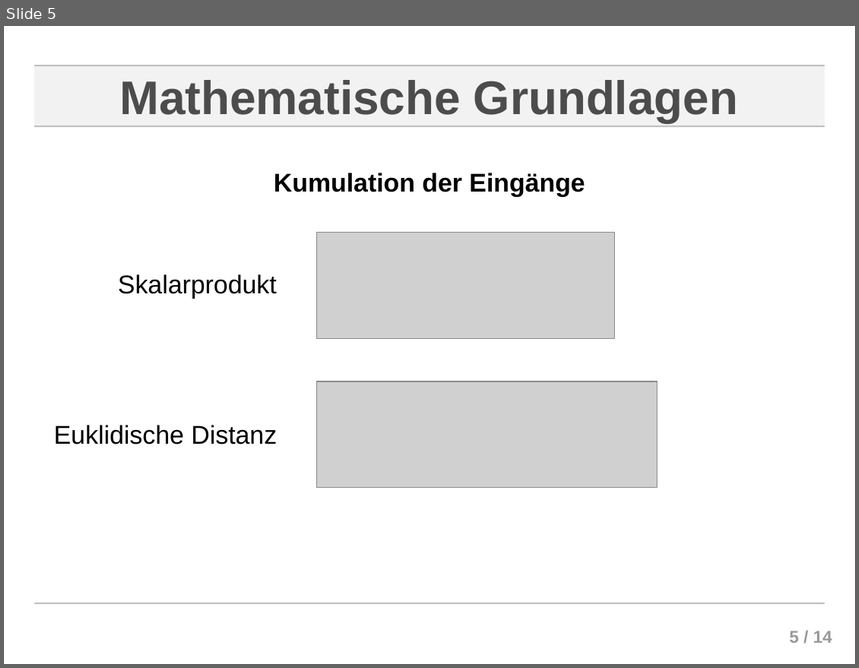
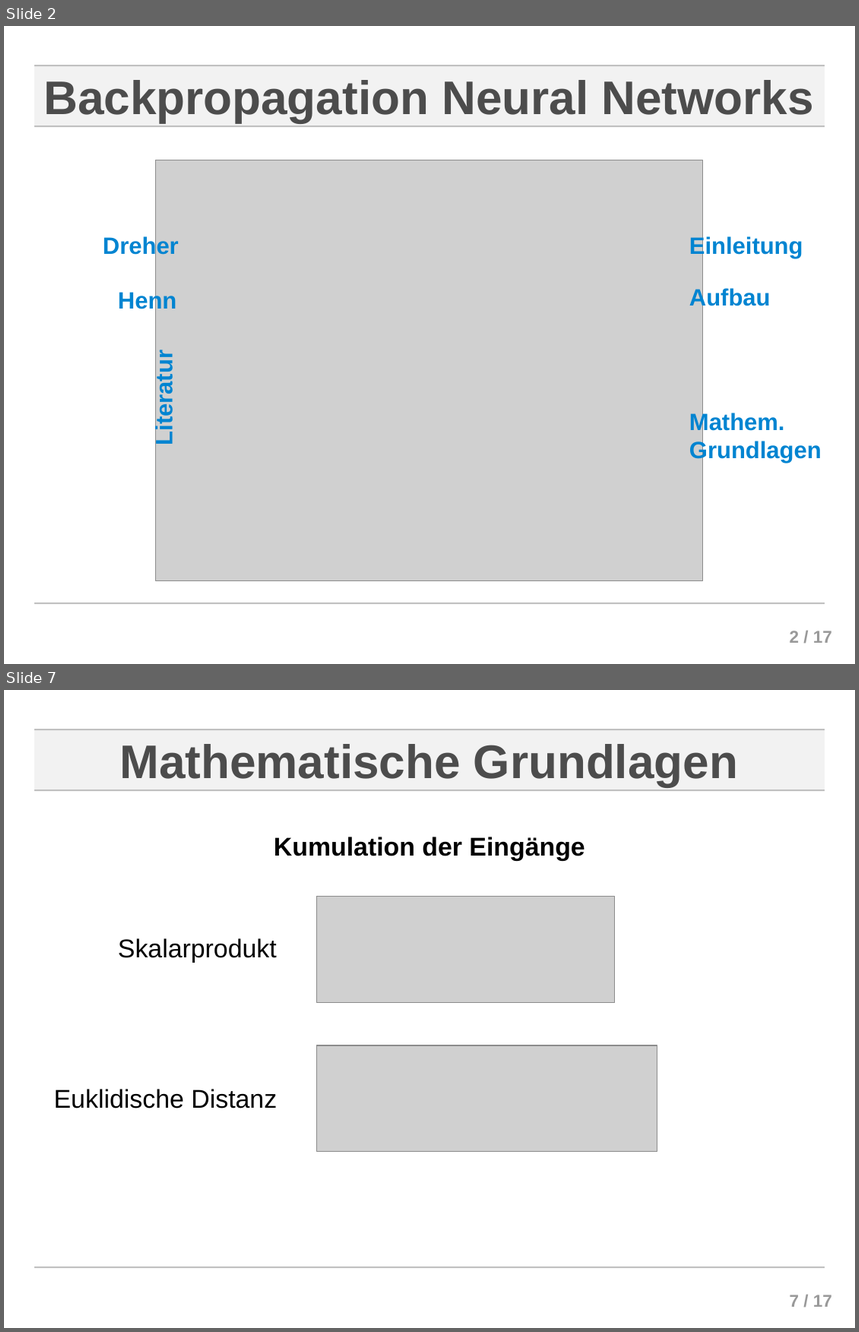
Before and after one commit to ChornHulio/Neuronale-Netze-Seminar, a slide deck: presentation/presentation.odp. Shown one above the other, each under a label of ours: slide 5 before the commit, slides 2 and 7 after it; the slides between them are not shown. The pictures are 859x668 and 859x1332 pixels, drawn with LibreOffice and Linux fonts; fonts in the diff are those of the drawing; grey boxes stand for pictures; background and template pictures are left out. Boxes give left, top, right and bottom in pixels: in the first picture for what was removed or moved away, otherwise in the second. Text is boxed around its words. In the diff, an @@ line names an element or a change of style, - is before the commit and + after.

```diff
--- a/presentation/presentation.odp
+++ b/presentation/presentation.odp
@@ slide 2 added at <box>4,26,855,664</box>, background #FFFFFF; not listed: 5 template elements that a slide beside it also shows @@
@@ title added at <box>44,80,813,123</box>, 44 pt, text #4C4C4C, bold @@
+Backpropagation Neural Networks
@@ picture added at <box>156,161,704,582</box> @@
@@ text added at <box>103,235,179,259</box>, 22 pt, text #0084D1, bold @@
+Dreher
@@ text added at <box>690,235,804,259</box>, 22 pt, text #0084D1, bold @@
+Einleitung
@@ text added at <box>118,290,177,313</box>, 22 pt, text #0084D1, bold @@
+Henn
@@ text added at <box>690,287,771,310</box>, 22 pt, text #0084D1, bold @@
+Aufbau
@@ text added at <box>151,360,178,443</box>, 22 pt, text #0084D1, bold @@
+Literatur
@@ text added at <box>690,411,822,463</box>, 22 pt, text #0084D1, bold @@
+Mathem.
+Grundlagen
@@ what was slide 5 is now slide 7 @@
@@ page number at <box>790,1295,832,1307</box>: text changed @@
-5 / 14
+7 / 17
```
Also in this commit, not shown: 2 slides changed, 4 other slides added, 2 slides removed, 7 other files.
